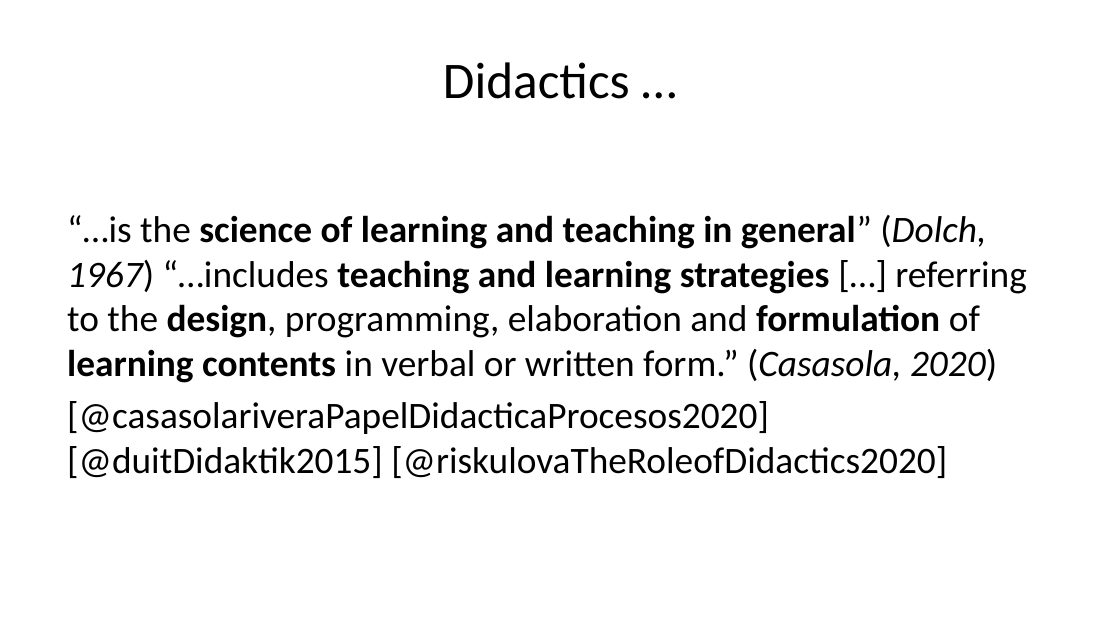
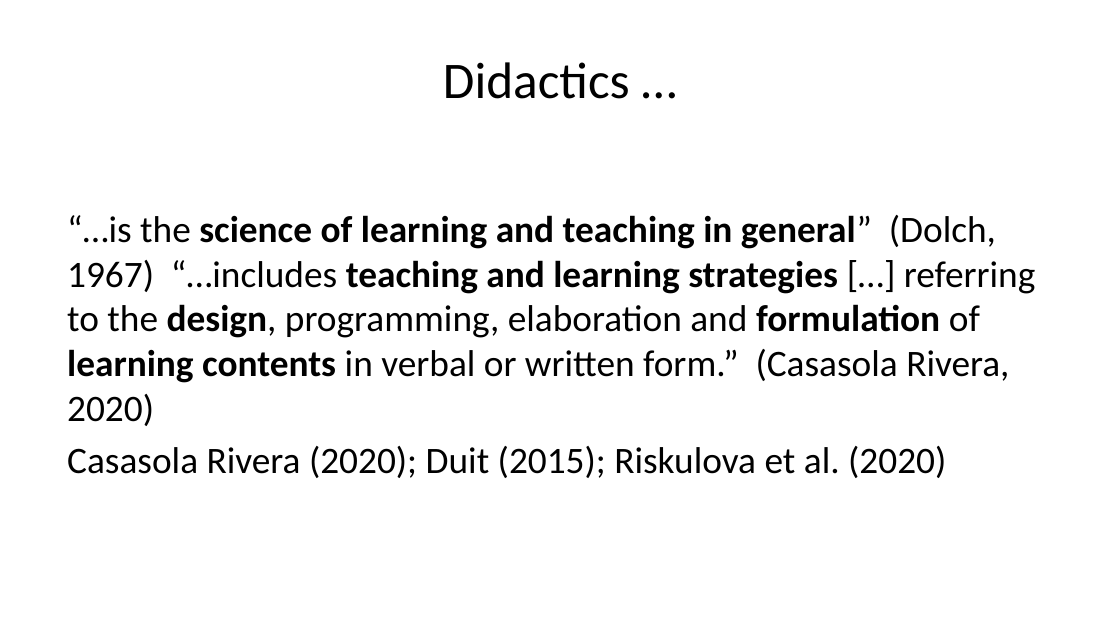
Before and after one commit to lmu-osc/train-the-trainer-student-track-pedagogy, a slide deck: slide 19 of materials/PMM-M1/PMM-M1-S1-Core-Didactic-Principles/PMM-M1-S1-Core-Didactic-Principles-slides.pptx (slide 21 before the commit). Drawn at 1120x630 pixels with LibreOffice and Linux fonts; fonts in the diff are those of the drawing. Boxes give left, top, right and bottom in pixels: in the first picture for what was removed or moved away, otherwise in the second. Text is boxed around its words. In the diff, an @@ line names an element or a change of style, - is before the commit and + after.

```diff
--- a/materials/PMM-M1/PMM-M1-S1-Core-Didactic-Principles/PMM-M1-S1-Core-Didactic-Principles-slides.pptx
+++ b/materials/PMM-M1/PMM-M1-S1-Core-Didactic-Principles/PMM-M1-S1-Core-Didactic-Principles-slides.pptx
@@ text at (67,215,1035,478): text changed @@
-“…is the science of learning and teaching in general” (Dolch, 1967) “…includes teaching and learning strategies […] referring to the design, programming, elaboration and formulation of learning contents in verbal or written form.” (Casasola, 2020)
-[@casasolariveraPapelDidacticaProcesos2020] [@duitDidaktik2015] [@riskulovaTheRoleofDidactics2020]
+“…is the science of learning and teaching in general” (Dolch, 1967) “…includes teaching and learning strategies […] referring to the design, programming, elaboration and formulation of learning contents in verbal or written form.” (Casasola Rivera, 2020)
+Casasola Rivera (2020); Duit (2015); Riskulova et al. (2020)
```
Also in this commit, not shown: 28 other slides changed, 5 slides added, 5 slides removed, 16 other files.
